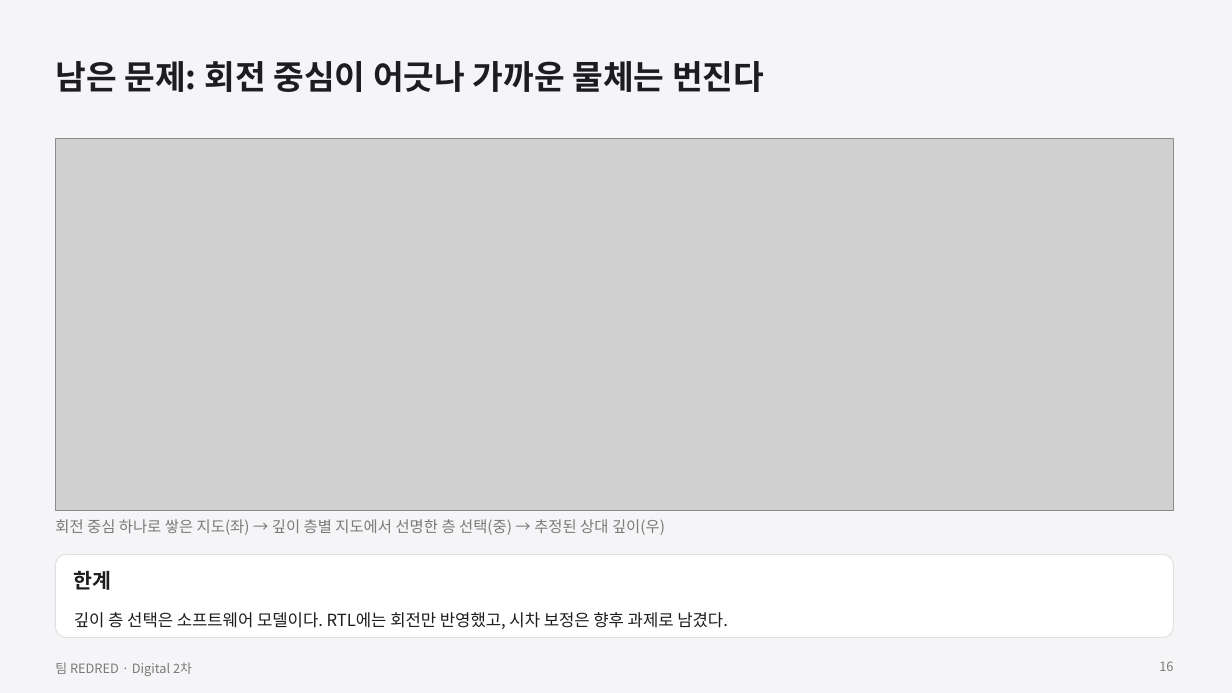
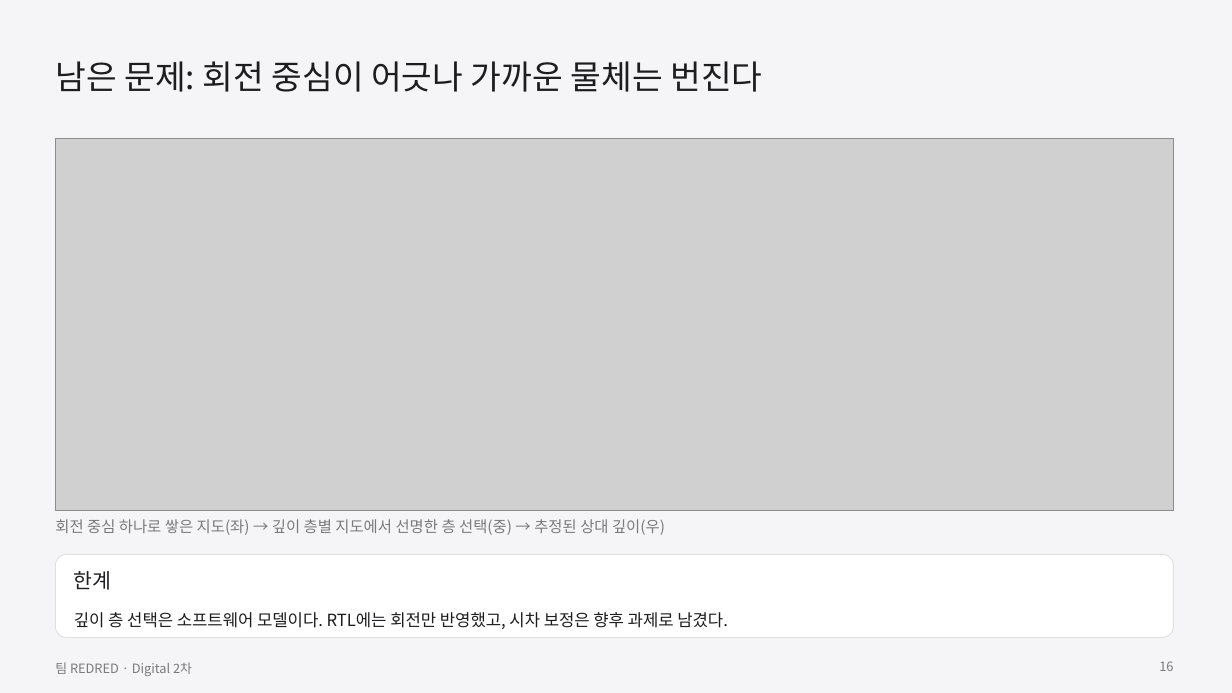
Before and after one commit to GangHeeJo/AI-SEMI, a slide deck: slide 16 of submission/REDRED_2차_발표자료.pptx. Drawn at 1232x693 pixels with LibreOffice and Linux fonts; fonts in the diff are those of the drawing; grey boxes stand for pictures. Boxes give left, top, right and bottom in pixels: in the first picture for what was removed or moved away, otherwise in the second. Text is boxed around its words. In the diff, an @@ line names an element or a change of style, - is before the commit and + after.

```diff
--- a/submission/REDRED_2차_발표자료.pptx
+++ b/submission/REDRED_2차_발표자료.pptx
@@ text "남은 문제: 회전 중심이 어긋나 ..." at (55,61,762,92): bold off @@
@@ text "한계" at (74,571,112,590): bold off @@
```
Also in this commit, not shown: 18 other slides changed, 23 other files.
